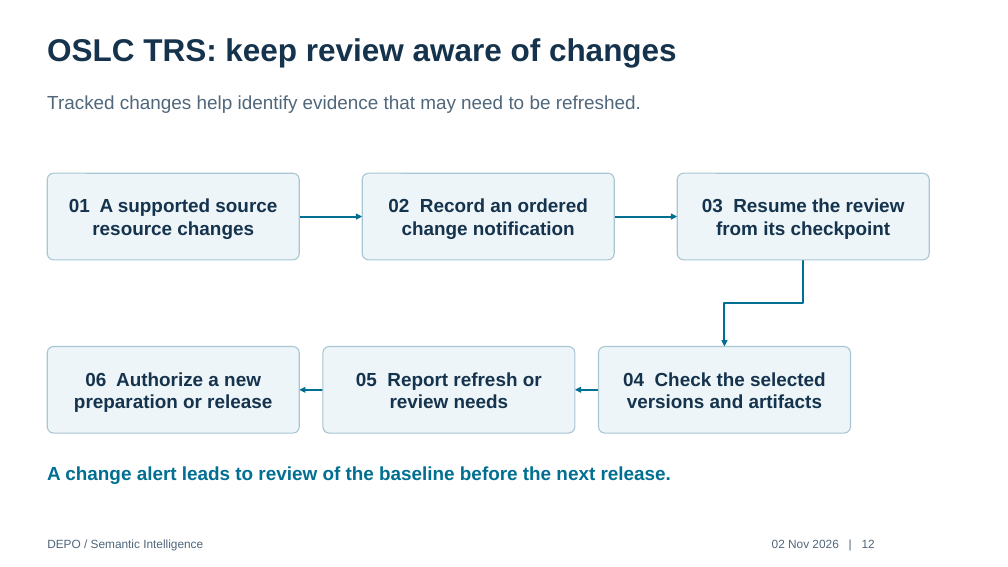
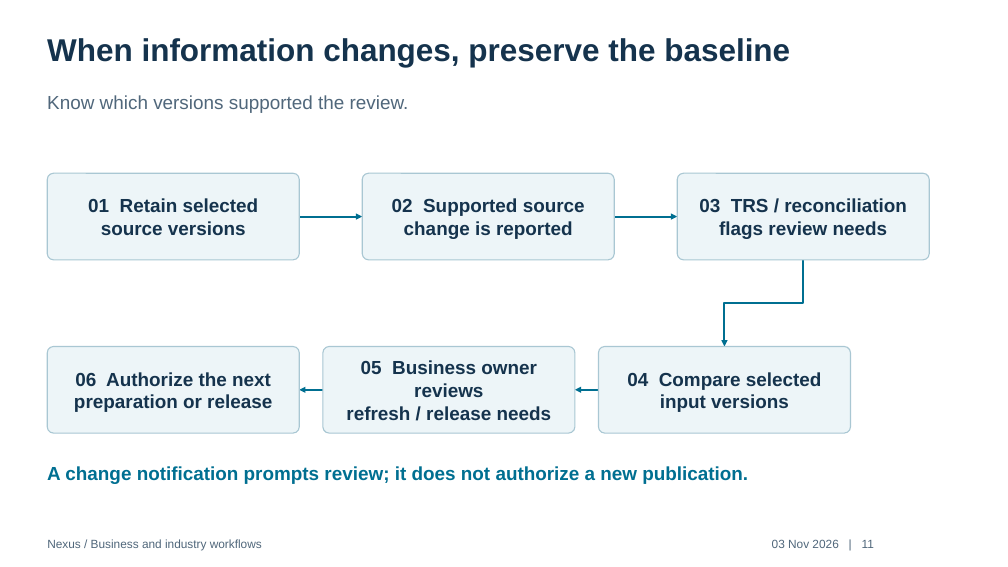
Before and after one commit to dparitosh/PMem, a slide deck: slide 11 of deliverables/DEPO-Workflow-Audited.pptx (slide 12 before the commit). Drawn at 1008x567 pixels with LibreOffice and Linux fonts; fonts in the diff are those of the drawing. Boxes give left, top, right and bottom in pixels: in the first picture for what was removed or moved away, otherwise in the second. Text is boxed around its words. In the diff, an @@ line names an element or a change of style, - is before the commit and + after.

Commit message:
Rewrite Nexus business literature with industry workflow diagrams

```diff
--- a/deliverables/DEPO-Workflow-Audited.pptx
+++ b/deliverables/DEPO-Workflow-Audited.pptx
@@ text at [47, 38, 790, 67]: text changed @@
-OSLC TRS: keep review aware of changes
+When information changes, preserve the baseline
@@ text at [47, 95, 409, 113]: text changed @@
-Tracked changes help identify evidence that may need to be refreshed.
+Know which versions supported the review.
@@ text in rounded rectangle at [88, 198, 259, 235]: text changed @@
-01 A supported source
-resource changes
+01 Retain selected
+source versions
@@ text in rounded rectangle at [392, 198, 585, 239]: text changed @@
-02 Record an ordered
-change notification
+02 Supported source
+change is reported
@@ text in rounded rectangle at [699, 198, 907, 239]: text changed @@
-03 Resume the review
-from its checkpoint
+03 TRS / reconciliation
+flags review needs
@@ text in rounded rectangle at [75, 372, 271, 386]: text changed @@
-06 Authorize a new
+06 Authorize the next
@@ text in rounded rectangle at [346, 360, 552, 420]: text changed @@
-05 Report refresh or
-review needs
+05 Business owner reviews
+refresh / release needs
@@ text in rounded rectangle at [627, 372, 822, 412]: text changed @@
-04 Check the selected
-versions and artifacts
+04 Compare selected
+input versions
@@ text at [47, 466, 748, 484]: text changed @@
-A change alert leads to review of the baseline before the next release.
+A change notification prompts review; it does not authorize a new publication.
@@ text at [47, 539, 262, 550]: text changed @@
-DEPO / Semantic Intelligence
+Nexus / Business and industry workflows
@@ text at [772, 539, 874, 548]: text changed @@
-02 Nov 2026 | 12
+03 Nov 2026 | 11
```
Also in this commit, not shown: 8 other slides changed, 11 slides added, 11 slides removed, 10 other files.
